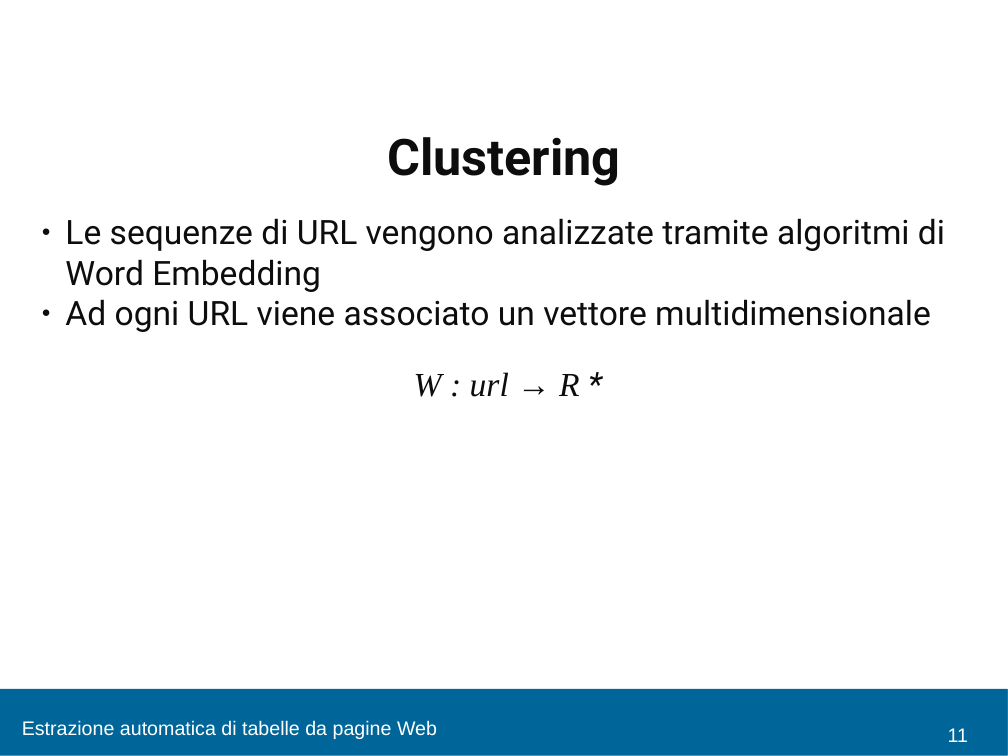
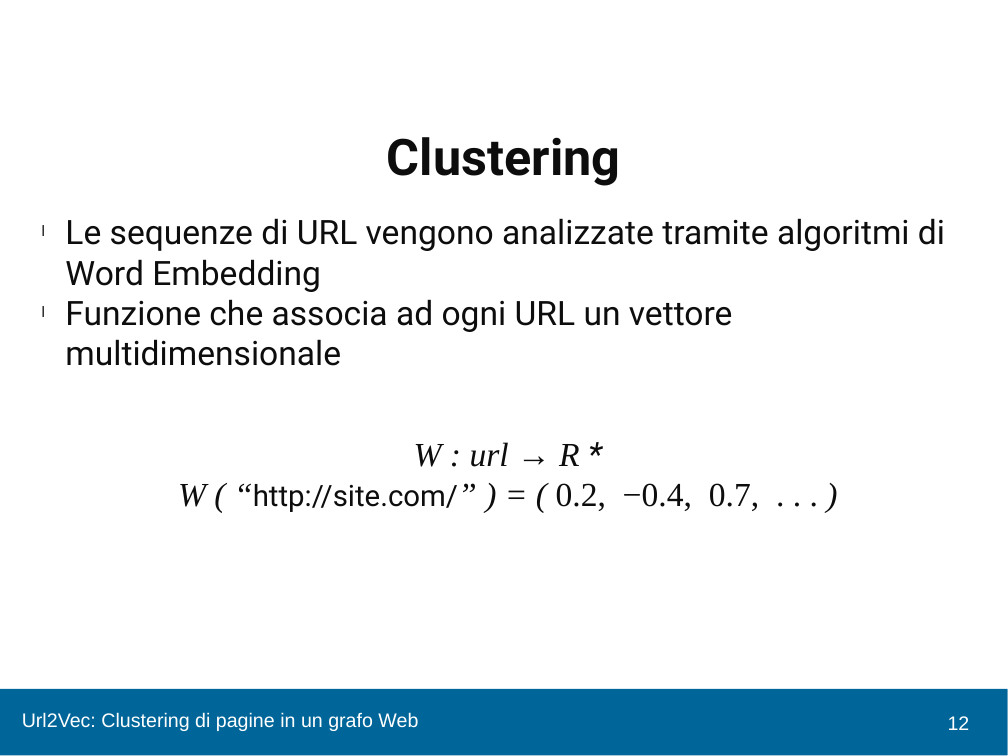
Before and after one commit to chrisPiemonte/Bachelors-Thesis, a slide deck: slide 12 of Slide/Presentaz.pptx (slide 11 before the commit). Drawn at 1008x756 pixels with LibreOffice and Linux fonts; fonts in the diff are those of the drawing; background and template pictures are left out. Boxes give left, top, right and bottom in pixels: in the first picture for what was removed or moved away, otherwise in the second. Text is boxed around its words. In the diff, an @@ line names an element or a change of style, - is before the commit and + after.

Commit message:
added slides to presentation

```diff
--- a/Slide/Presentaz.pptx
+++ b/Slide/Presentaz.pptx
@@ text at (65,299,733,366): text changed @@
-● Ad ogni URL viene associato un vettore multidimensionale
+l Funzione che associa ad ogni URL un vettore multidimensionale
@@ text at (178,483,759,512): paragraph added @@
+W ( “http://site.com/” ) = ( 0.2, −0.4, 0.7, . . . )
@@ text at (22,712,418,731): text changed @@
-Estrazione automatica di tabelle da pagine Web
+Url2Vec: Clustering di pagine in un grafo Web
@@ page number added at (948,716,970,730), 14 pt, text #FFFFFF @@
+12
@@ page number removed at (948,728,968,742) @@
-11
```
Also in this commit, not shown: 16 other slides changed, 6 slides added, 5 slides removed.
